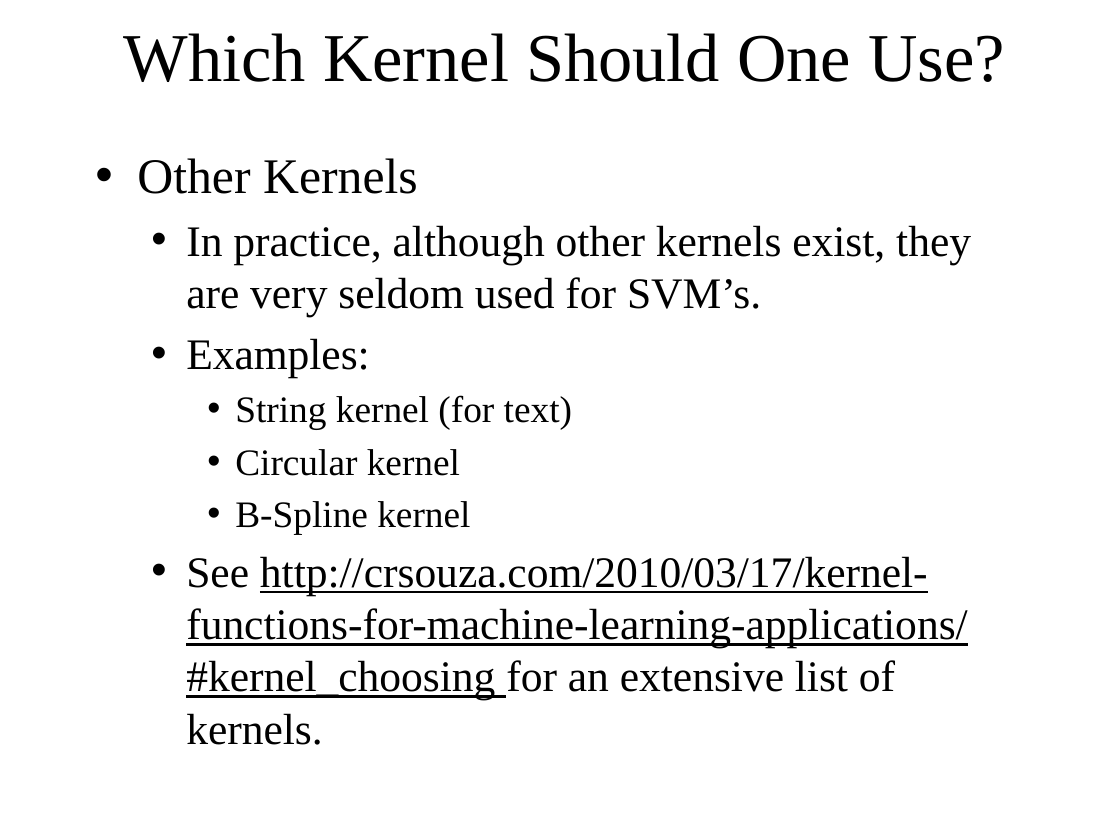
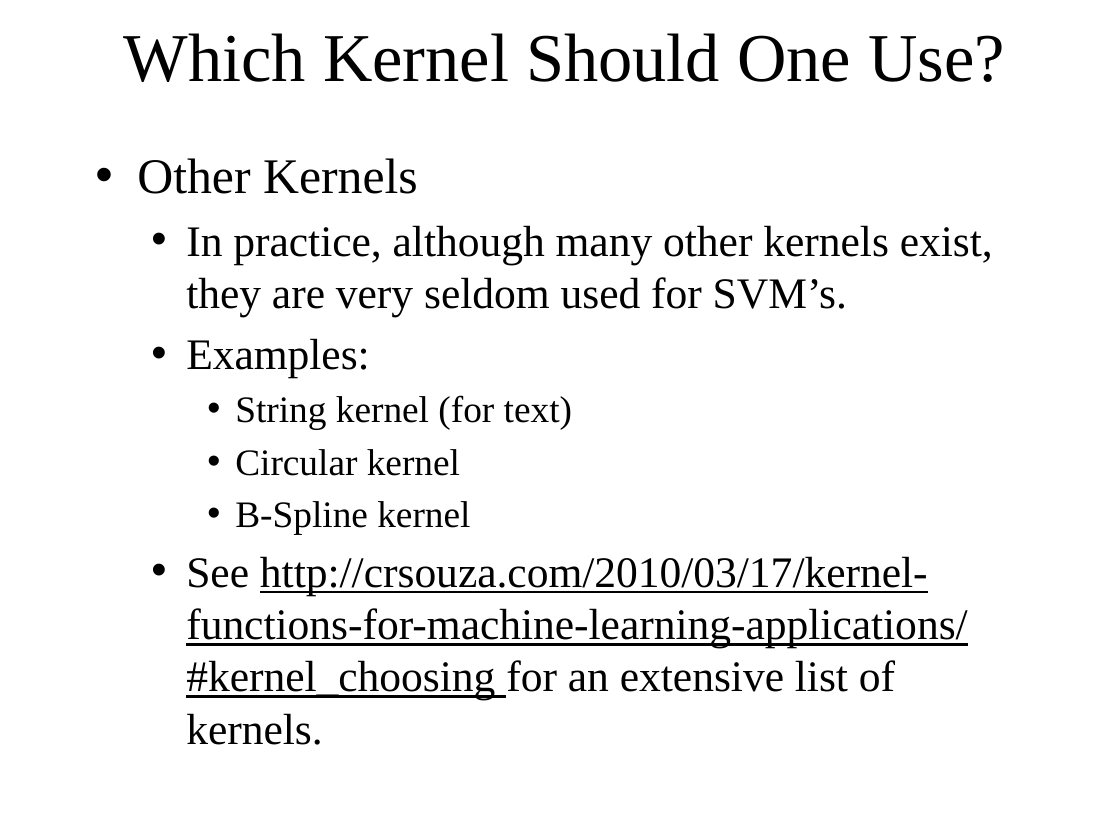
Before and after one commit to WilliamandMary-BUAD5082-Spring2017/Classes-15-to-18-Support-Vector-Machines, a slide deck: slide 17 of SupportVectorMachines.pptx. Drawn at 1120x840 pixels with LibreOffice and Linux fonts; fonts in the diff are those of the drawing. Boxes give left, top, right and bottom in pixels: in the first picture for what was removed or moved away, otherwise in the second. Text is boxed around its words. In the diff, an @@ line names an element or a change of style, - is before the commit and + after.

```diff
--- a/SupportVectorMachines.pptx
+++ b/SupportVectorMachines.pptx
@@ text at [186, 225, 993, 317]: text changed @@
-  • In practice, although other kernels exist, they are very seldom used for SVM’s.
+  • In practice, although many other kernels exist, they are very seldom used for SVM’s.
```
Also in this commit, not shown: 7 other slides changed.
